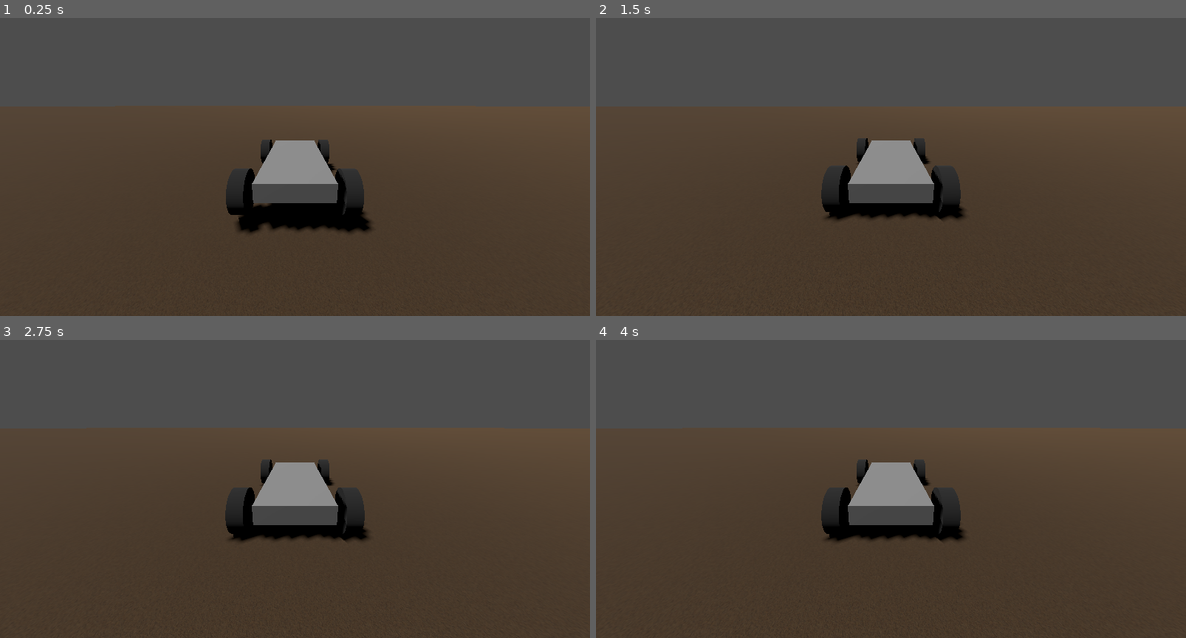
Above: before the commit, frames 1-4 (two rows, left to right).
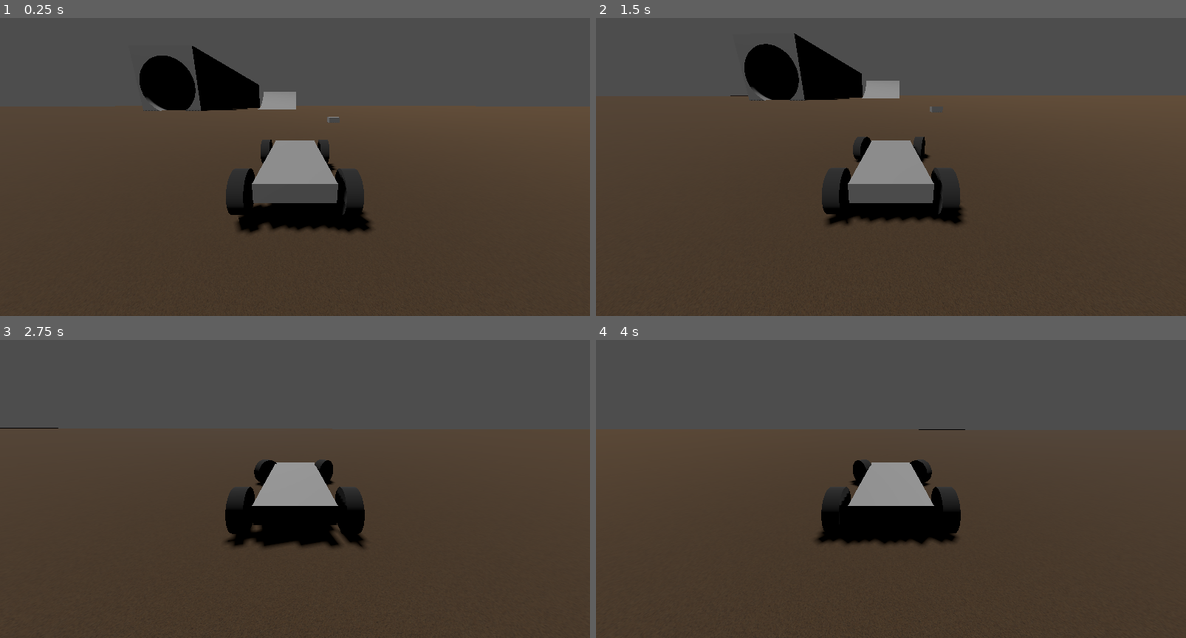
Above: after the commit, the same moments.

Repository: Aadniz/pqcrg
Game: Godot game, scene res://map1.tscn
Two runs of this game, one before a commit and one after it. Both use one fixed random seed, a clock stepped at 60 frames per second and the inputs below.
Inputs:
- Up to frame 1 (0.25 s): no input
- Up to frame 2 (1.5 s): hold Right (right, bound only after the commit) 0.53-1.28 s; hold Down (backward, bound only after the commit) from 1.28 s (still down)
- Up to frame 3 (2.75 s): release Down (backward, bound only after the commit) at 2.03 s; hold Right (right, bound only after the commit) from 2.03 s (still down)
- Up to frame 4 (4 s): release Right (right, bound only after the commit) at 2.78 s; hold W (forward, bound only after the commit) 2.78-3.53 s; hold Left (left, bound only after the commit) from 3.53 s (still down)

The runs differ from the first frame. In frame 1, 3.3% of the frame differs, in the area x 23-58%, y 9-36%; in frame 2, 3.9%, in the area x 22-63%, y 5-70%; in frame 3, 2.2%; in frame 4, 2.0%.

Commit message:
Added jump, tunnel, light

Diff:
--- a/map1.tscn
+++ b/map1.tscn
@@ -1,7 +1,12 @@
-[gd_scene load_steps=6 format=3 uid="uid://br5355bilf02q"]
+[gd_scene load_steps=12 format=3 uid="uid://br5355bilf02q"]
 
 [ext_resource type="Texture2D" uid="uid://b8jeyucnc7225" path="res://Tileable classic sand texture.jpg" id="1_ynt2c"]
 [ext_resource type="PackedScene" uid="uid://b6nicylmfjx7j" path="res://player.tscn" id="2_gjil3"]
+
+[sub_resource type="BoxMesh" id="BoxMesh_cymr7"]
+
+[sub_resource type="ConcavePolygonShape3D" id="ConcavePolygonShape3D_qt5jc"]
+data = PackedVector3Array(-0.5, 0.5, 0.5, 0.5, 0.5, 0.5, -0.5, -0.5, 0.5, 0.5, 0.5, 0.5, 0.5, -0.5, 0.5, -0.5, -0.5, 0.5, 0.5, 0.5, -0.5, -0.5, 0.5, -0.5, 0.5, -0.5, -0.5, -0.5, 0.5, -0.5, -0.5, -0.5, -0.5, 0.5, -0.5, -0.5, 0.5, 0.5, 0.5, 0.5, 0.5, -0.5, 0.5, -0.5, 0.5, 0.5, 0.5, -0.5, 0.5, -0.5, -0.5, 0.5, -0.5, 0.5, -0.5, 0.5, -0.5, -0.5, 0.5, 0.5, -0.5, -0.5, -0.5, -0.5, 0.5, 0.5, -0.5, -0.5, 0.5, -0.5, -0.5, -0.5, 0.5, 0.5, 0.5, -0.5, 0.5, 0.5, 0.5, 0.5, -0.5, -0.5, 0.5, 0.5, -0.5, 0.5, -0.5, 0.5, 0.5, -0.5, -0.5, -0.5, 0.5, 0.5, -0.5, 0.5, -0.5, -0.5, -0.5, 0.5, -0.5, 0.5, 0.5, -0.5, -0.5, -0.5, -0.5, -0.5)
 
 [sub_resource type="StandardMaterial3D" id="StandardMaterial3D_d13kl"]
 albedo_color = Color(0.396078, 0.360784, 0.32549, 1)
@@ -15,20 +20,107 @@
 [sub_resource type="ConcavePolygonShape3D" id="ConcavePolygonShape3D_smbt2"]
 data = PackedVector3Array(-2500, 0.15, 2500, 2500, 0.15, 2500, -2500, -0.15, 2500, 2500, 0.15, 2500, 2500, -0.15, 2500, …(608 unchanged characters)…
 
+[sub_resource type="StandardMaterial3D" id="StandardMaterial3D_h25s8"]
+albedo_color = Color(0.164706, 0.0862745, 0.027451, 1)
+
+[sub_resource type="BoxMesh" id="BoxMesh_cc5nm"]
+material = SubResource("StandardMaterial3D_h25s8")
+size = Vector3(2, 5, 5000)
+
+[sub_resource type="ConcavePolygonShape3D" id="ConcavePolygonShape3D_dt6bk"]
+data = PackedVector3Array(-1, 2.5, 2500, 1, 2.5, 2500, -1, -2.5, 2500, 1, 2.5, 2500, 1, -2.5, 2500, -1, -2.5, 2500, 1, 2.5, -2500, -1, 2.5, -2500, 1, -2.5, -2500, -1, 2.5, -2500, -1, -2.5, -2500, 1, -2.5, -2500, 1, 2.5, 2500, 1, 2.5, -2500, 1, -2.5, 2500, 1, 2.5, -2500, 1, -2.5, -2500, 1, -2.5, 2500, -1, 2.5, -2500, -1, 2.5, 2500, -1, -2.5, -2500, -1, 2.5, 2500, -1, -2.5, 2500, -1, -2.5, -2500, 1, 2.5, 2500, -1, 2.5, 2500, 1, 2.5, -2500, -1, 2.5, 2500, -1, 2.5, -2500, 1, 2.5, -2500, -1, -2.5, 2500, 1, -2.5, 2500, -1, -2.5, -2500, 1, -2.5, 2500, 1, -2.5, -2500, -1, -2.5, -2500)
+
+[sub_resource type="ConcavePolygonShape3D" id="ConcavePolygonShape3D_snu5y"]
+data = PackedVector3Array(-1, 2.5, 2500, 1, 2.5, 2500, -1, -2.5, 2500, 1, 2.5, 2500, 1, -2.5, 2500, -1, -2.5, 2500, 1, 2.5, -2500, -1, 2.5, -2500, 1, -2.5, -2500, -1, 2.5, -2500, -1, -2.5, -2500, 1, -2.5, -2500, 1, 2.5, 2500, 1, 2.5, -2500, 1, -2.5, 2500, 1, 2.5, -2500, 1, -2.5, -2500, 1, -2.5, 2500, -1, 2.5, -2500, -1, 2.5, 2500, -1, -2.5, -2500, -1, 2.5, 2500, -1, -2.5, 2500, -1, -2.5, -2500, 1, 2.5, 2500, -1, 2.5, 2500, 1, 2.5, -2500, -1, 2.5, 2500, -1, 2.5, -2500, 1, 2.5, -2500, -1, -2.5, 2500, 1, -2.5, 2500, -1, -2.5, -2500, 1, -2.5, 2500, 1, -2.5, -2500, -1, -2.5, -2500)
+
 [node name="Node3D" type="Node3D"]
 
-[node name="MeshInstance3D" type="MeshInstance3D" parent="."]
-transform = Transform3D(1, 0, 0, 0, 1, 0, 0, 0, 1, 0, -0.15, 0)
-mesh = SubResource("BoxMesh_sxgya")
-
-[node name="StaticBody3D" type="StaticBody3D" parent="MeshInstance3D"]
-
-[node name="CollisionShape3D" type="CollisionShape3D" parent="MeshInstance3D/StaticBody3D"]
-shape = SubResource("ConcavePolygonShape3D_smbt2")
-
 [node name="DirectionalLight3D" type="DirectionalLight3D" parent="."]
-transform = Transform3D(0.882693, -0.422965, -0.204824, 0, -0.435844, 0.900022, -0.469949, -0.794444, -0.384716, 0, 20.9545, 0)
+transform = Transform3D(0.882693, -0.422965, -0.204824, 0, -0.435844, 0.900022, -0.469949, -0.794444, -0.384717, -178.617, 305.362, 431.012)
 shadow_enabled = true
 
 [node name="VehicleBody3D" parent="." instance=ExtResource("2_gjil3")]
 transform = Transform3D(1, 0, 0, 0, 1, 0, 0, 0, 1, -0.346471, 0.827439, -0.721645)
+
+[node name="Map" type="Node" parent="."]
+
+[node name="Props" type="Node" parent="Map"]
+
+[node name="Box" type="MeshInstance3D" parent="Map/Props"]
+transform = Transform3D(1, 0, 0, 0, 1, 0, 0, 0, 1, 13, 0, 3)
+mesh = SubResource("BoxMesh_cymr7")
+skeleton = NodePath("../../..")
+
+[node name="StaticBody3D" type="StaticBody3D" parent="Map/Props/Box"]
+
+[node name="CollisionShape3D" type="CollisionShape3D" parent="Map/Props/Box/StaticBody3D"]
+shape = SubResource("ConcavePolygonShape3D_qt5jc")
+
+[node name="Half pipe" type="CSGBox3D" parent="Map/Props"]
+transform = Transform3D(1, 0, 0, 0, 1, 0, 0, 0, 1, 95, 10, -10)
+operation = 1
+use_collision = true
+size = Vector3(20, 20, 20)
+
+[node name="CSGCylinder3D" type="CSGCylinder3D" parent="Map/Props/Half pipe"]
+transform = Transform3D(1, 0, 0, 0, -4.37114e-08, 1, 0, -1, -4.37114e-08, -10, 15, 0)
+operation = 2
+radius = 25.0
+height = 26.0
+sides = 64
+
+[node name="Tunnel" type="CSGBox3D" parent="Map/Props"]
+transform = Transform3D(-4.37114e-08, 0, -1, 0, 1, 0, 1, 0, -4.37114e-08, 105.607, 10, -43.1879)
+use_collision = true
+size = Vector3(20, 20, 100)
+
+[node name="CSGCylinder3D" type="CSGCylinder3D" parent="Map/Props/Tunnel"]
+transform = Transform3D(1, 0, 0, 0, -4.37114e-08, 1, 0, -1, -4.37114e-08, 0, -2, 0)
+operation = 2
+radius = 10.0
+height = 120.0
+sides = 64
+cone = true
+
+[node name="SpotLight3D" type="SpotLight3D" parent="Map/Props/Tunnel"]
+transform = Transform3D(1, -4.37114e-08, -4.37114e-08, 4.37114e-08, -4.37114e-08, 1, -4.37114e-08, -1, -4.37114e-08, 0, 2, 25)
+light_energy = 1.647
+light_indirect_energy = 9.195
+light_volumetric_fog_energy = 8.394
+light_size = 0.465
+light_specular = 2.763
+shadow_bias = 1.444
+shadow_normal_bias = 2.78
+distance_fade_enabled = true
+spot_range = 16.472
+spot_attenuation = 0.535887
+spot_angle = 59.55
+spot_angle_attenuation = 1.46409
+
+[node name="Ground" type="MeshInstance3D" parent="Map"]
+transform = Transform3D(1, 0, 0, 0, 1, 0, 0, 0, 1, 0, -0.15, 0)
+mesh = SubResource("BoxMesh_sxgya")
+skeleton = NodePath("../..")
+
+[node name="StaticBody3D" type="StaticBody3D" parent="Map/Ground"]
+
+[node name="CollisionShape3D" type="CollisionShape3D" parent="Map/Ground/StaticBody3D"]
+shape = SubResource("ConcavePolygonShape3D_smbt2")
+
+[node name="Wall" type="MeshInstance3D" parent="Map"]
+transform = Transform3D(1, 0, 0, 0, 1, 0, 0, 0, 1, 2500, 0, 0)
+mesh = SubResource("BoxMesh_cc5nm")
+
+[node name="StaticBody3D" type="StaticBody3D" parent="Map/Wall"]
+
+[node name="CollisionShape3D" type="CollisionShape3D" parent="Map/Wall/StaticBody3D"]
+shape = SubResource("ConcavePolygonShape3D_dt6bk")
+
+[node name="Wall2" type="MeshInstance3D" parent="Map"]
+transform = Transform3D(1, 0, 0, 0, 1, 0, 0, 0, 1, -2500, 0, 0)
+mesh = SubResource("BoxMesh_cc5nm")
+
+[node name="StaticBody3D" type="StaticBody3D" parent="Map/Wall2"]
+
+[node name="CollisionShape3D" type="CollisionShape3D" parent="Map/Wall2/StaticBody3D"]
+shape = SubResource("ConcavePolygonShape3D_snu5y")
--- /dev/null
+++ b/player.gd
@@ -0,0 +1,24 @@
+extends VehicleBody3D
+
+const MAX_STEER = 0.8
+const ENGINE_POWER = 300
+var paused = false
+var respawn_rotation = Vector3.ZERO
+var respawn_momentum = Vector3.ZERO
+
+# Called when the node enters the scene tree for the first time.
+func _ready():
+	pass # Replace with function body.
+
+
+# Called every frame. 'delta' is the elapsed time since the previous frame.
+func _process(delta):
+	pass
+
+func _physics_process(delta):
+	steering = move_toward(steering, Input.get_axis("right","left")*MAX_STEER,delta*2.5)
+	engine_force = Input.get_axis("backward","forward") * ENGINE_POWER
+	var speed = get_linear_velocity()
+	var temp_speed = sqrt(speed.z*speed.z + speed.x*speed.x)
+	var speed_string = "Speed: %f" % temp_speed
+	#$CanvasLayer/speedometer.text = speed_string
--- a/player.tscn
+++ b/player.tscn
@@ -1,4 +1,6 @@
-[gd_scene load_steps=5 format=3 uid="uid://b6nicylmfjx7j"]
+[gd_scene load_steps=6 format=3 uid="uid://b6nicylmfjx7j"]
+
+[ext_resource type="Script" path="res://player.gd" id="1_r3jdc"]
 
 [sub_resource type="BoxMesh" id="BoxMesh_ml6qo"]
 size = Vector3(2.5, 0.25, 1)
@@ -16,6 +18,7 @@
 height = 0.2
 
 [node name="VehicleBody3D" type="VehicleBody3D"]
+script = ExtResource("1_r3jdc")
 
 [node name="Node3D" type="Node3D" parent="."]
 transform = Transform3D(1, 0, 0, 0, 1, 0, 0, 0, 1, 0, 1, 0)
@@ -38,6 +41,7 @@
 [node name="Back_Right_Wheel" type="VehicleWheel3D" parent="."]
 transform = Transform3D(-4.37114e-08, 0, 1, 0, 1, 0, -1, 0, -4.37114e-08, -1, 0, 0.7)
 use_as_traction = true
+wheel_roll_influence = 0.01
 wheel_radius = 0.3
 wheel_rest_length = 0.1
 wheel_friction_slip = 8.0
@@ -51,6 +55,7 @@
 [node name="Back_Left_Wheel" type="VehicleWheel3D" parent="."]
 transform = Transform3D(-4.37114e-08, 0, 1, 0, 1, 0, -1, 0, -4.37114e-08, -1, 0, -0.7)
 use_as_traction = true
+wheel_roll_influence = 0.01
 wheel_radius = 0.3
 wheel_rest_length = 0.1
 wheel_friction_slip = 8.0
@@ -64,6 +69,7 @@
 [node name="Front_Right_Wheel" type="VehicleWheel3D" parent="."]
 transform = Transform3D(-4.37114e-08, 0, 1, 0, 1, 0, -1, 0, -4.37114e-08, 1, 0, 0.7)
 use_as_steering = true
+wheel_roll_influence = 0.01
 wheel_radius = 0.3
 wheel_rest_length = 0.1
 wheel_friction_slip = 8.0
@@ -77,6 +83,7 @@
 [node name="Front_Left_Wheel" type="VehicleWheel3D" parent="."]
 transform = Transform3D(-4.37114e-08, 0, 1, 0, 1, 0, -1, 0, -4.37114e-08, 1, 0, -0.7)
 use_as_steering = true
+wheel_roll_influence = 0.01
 wheel_radius = 0.3
 wheel_rest_length = 0.1
 wheel_friction_slip = 8.0
--- a/project.godot
+++ b/project.godot
@@ -14,3 +14,35 @@
 run/main_scene="res://map1.tscn"
 config/features=PackedStringArray("4.2", "Forward Plus")
 config/icon="res://icon.svg"
+
+[input]
+
+forward={
+"deadzone": 0.5,
+"events": [Object(InputEventKey,"resource_local_to_scene":false,"resource_name":"","device":-1,"window_id":0,"alt_pressed":false,"shift_pressed":false,"ctrl_pressed":false,"meta_pressed":false,"pressed":false,"keycode":0,"physical_keycode":87,"key_label":0,"unicode":119,"echo":false,"script":null)
+, Object(InputEventKey,"resource_local_to_scene":false,"resource_name":"","device":-1,"window_id":0,"alt_pressed":false,"shift_pressed":false,"ctrl_pressed":false,"meta_pressed":false,"pressed":false,"keycode":0,"physical_keycode":4194320,"key_label":0,"unicode":0,"echo":false,"script":null)
+]
+}
+backward={
+"deadzone": 0.5,
+"events": [Object(InputEventKey,"resource_local_to_scene":false,"resource_name":"","device":-1,"window_id":0,"alt_pressed":false,"shift_pressed":false,"ctrl_pressed":false,"meta_pressed":false,"pressed":false,"keycode":0,"physical_keycode":4194322,"key_label":0,"unicode":0,"echo":false,"script":null)
+, Object(InputEventKey,"resource_local_to_scene":false,"resource_name":"","device":-1,"window_id":0,"alt_pressed":false,"shift_pressed":false,"ctrl_pressed":false,"meta_pressed":false,"pressed":false,"keycode":0,"physical_keycode":83,"key_label":0,"unicode":115,"echo":false,"script":null)
+]
+}
+left={
+"deadzone": 0.5,
+"events": [Object(InputEventKey,"resource_local_to_scene":false,"resource_name":"","device":-1,"window_id":0,"alt_pressed":false,"shift_pressed":false,"ctrl_pressed":false,"meta_pressed":false,"pressed":false,"keycode":0,"physical_keycode":4194319,"key_label":0,"unicode":0,"echo":false,"script":null)
+, Object(InputEventKey,"resource_local_to_scene":false,"resource_name":"","device":-1,"window_id":0,"alt_pressed":false,"shift_pressed":false,"ctrl_pressed":false,"meta_pressed":false,"pressed":false,"keycode":0,"physical_keycode":65,"key_label":0,"unicode":97,"echo":false,"script":null)
+]
+}
+right={
+"deadzone": 0.5,
+"events": [Object(InputEventKey,"resource_local_to_scene":false,"resource_name":"","device":-1,"window_id":0,"alt_pressed":false,"shift_pressed":false,"ctrl_pressed":false,"meta_pressed":false,"pressed":false,"keycode":0,"physical_keycode":4194321,"key_label":0,"unicode":0,"echo":false,"script":null)
+, Object(InputEventKey,"resource_local_to_scene":false,"resource_name":"","device":-1,"window_id":0,"alt_pressed":false,"shift_pressed":false,"ctrl_pressed":false,"meta_pressed":false,"pressed":false,"keycode":0,"physical_keycode":68,"key_label":0,"unicode":100,"echo":false,"script":null)
+]
+}
+menu={
+"deadzone": 0.5,
+"events": [Object(InputEventKey,"resource_local_to_scene":false,"resource_name":"","device":0,"window_id":0,"alt_pressed":false,"shift_pressed":false,"ctrl_pressed":false,"meta_pressed":false,"pressed":false,"keycode":0,"physical_keycode":4194305,"key_label":0,"unicode":0,"echo":false,"script":null)
+]
+}
